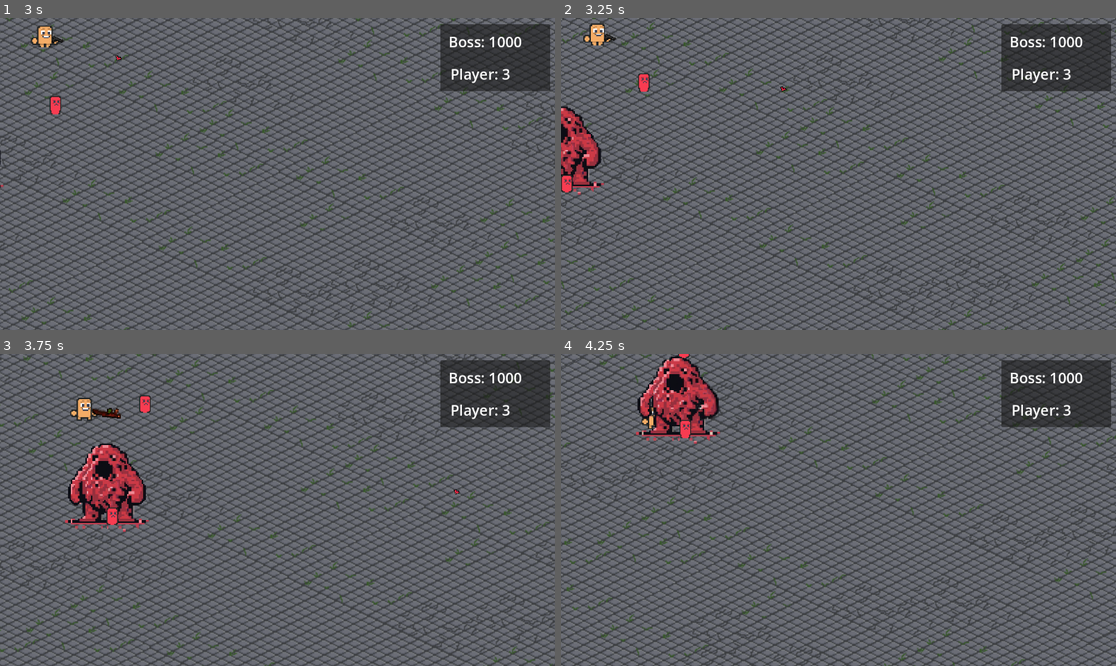
Above: before the commit, frames 1-4 (two rows, left to right).
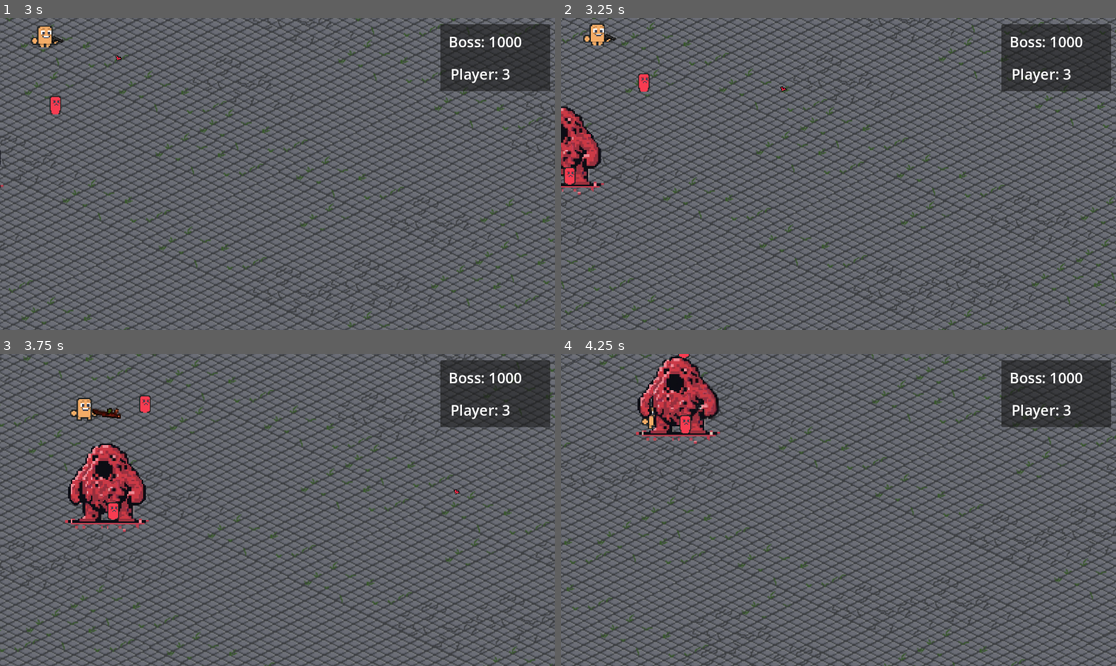
Above: after the commit, the same moments.

Repository: Aartwoo0/fgj24_laughgame
Game: Godot game, scene res://Scenes/Levels/Main.tscn
Same seed, same stepped clock (60 frames per second), same inputs: the game is played once before the commit and once after it.
Inputs (mouse positions are in pixels of both pictures, inside the frame that each line leads up to):
- Up to frame 1 (3 s): tap Enter at 0.5 s; move the mouse to (249, 236) at 0.52 s; hold W (move_up) 0.53-2.03 s; tap Space (next_weapon) at 0.6, 2.1 s; move the mouse to (444, 220) at 1.27 s; click (444, 220) at 1.35 s; move the mouse to (111, 127) at 2.02 s; hold A (move_left) from 2.03 s (still down); move the mouse to (305, 174) at 2.77 s; click (305, 174) at 2.85 s
- Up to frame 2 (3.25 s): keep holding A (move_left)
- Up to frame 3 (3.75 s): move the mouse to (194, 432) at 3.52 s; release A (move_left) at 3.53 s; hold S (move_down) from 3.53 s (still down); tap Space (next_weapon) at 3.6 s
- Up to frame 4 (4.25 s): keep holding S (move_down)

Frame 1 is identical in both runs. In frame 2, 0.2% of the frame differs, in the area x 0-3%, y 47-56%; in frame 3, 0.1%; in frame 4, less than 0.1%.

Commit message:
Bullets deflect.

Diff:
--- a/Scenes/Components/BlobBoss.tscn
+++ b/Scenes/Components/BlobBoss.tscn
@@ -26,7 +26,10 @@
 }]
 
 [sub_resource type="CircleShape2D" id="CircleShape2D_sahxp"]
-radius = 22.5887
+radius = 20.1357
+
+[sub_resource type="CircleShape2D" id="CircleShape2D_463f0"]
+radius = 22.0907
 
 [node name="BlobBoss" type="Area2D"]
 position = Vector2(174, 79)
@@ -34,12 +37,19 @@
 script = ExtResource("1_wotp3")
 metadata/_edit_group_ = true
 
-[node name="AnimatedSprite2D" type="AnimatedSprite2D" parent="."]
+[node name="BossSkin" type="AnimatedSprite2D" parent="."]
 texture_filter = 1
 sprite_frames = SubResource("SpriteFrames_rxkrf")
 animation = &"idle"
 autoplay = "idle"
 
-[node name="CollisionShape2D" type="CollisionShape2D" parent="."]
+[node name="BossShape" type="CollisionShape2D" parent="."]
 position = Vector2(0, 1)
 shape = SubResource("CircleShape2D_sahxp")
+
+[node name="BulletShield" type="Area2D" parent="."]
+collision_layer = 2
+collision_mask = 2
+
+[node name="BulletShieldShape" type="CollisionShape2D" parent="BulletShield"]
+shape = SubResource("CircleShape2D_463f0")
--- a/Scenes/Components/bullet.tscn
+++ b/Scenes/Components/bullet.tscn
@@ -43,3 +43,9 @@
 [node name="Shape" type="CollisionShape2D" parent="."]
 position = Vector2(0, -1)
 shape = SubResource("CircleShape2D_agorc")
+
+[node name="Timer" type="Timer" parent="."]
+wait_time = 0.2
+one_shot = true
+
+[connection signal="timeout" from="Timer" to="." method="hide"]
--- a/Src/BlobBoss.gd
+++ b/Src/BlobBoss.gd
@@ -6,9 +6,15 @@
 func _ready():
 	health_display.text = 'Boss: ' + str(self.health)
 
+	$BulletShield.area_entered.connect(self._on_boss_area_hit)
+
 func _on_boss_area_entered(somebody):
 	if somebody is Enemy and somebody.state > 0:
 		somebody.state = -1000
 
 		self.health -= 100
 		health_display.text = 'Boss: ' + str(self.health)
+
+func _on_boss_area_hit(object):
+	if object is Bullet:
+		object.deflect()
--- a/Src/Bullet.gd
+++ b/Src/Bullet.gd
@@ -19,6 +19,10 @@
 func shoot(towards):
 	direction=towards
 
+func deflect():
+	direction = direction.rotated(PI+(randf()-0.5)*PI/2)
+	$Timer.start()
+
 # Called every frame. 'delta' is the elapsed time since the previous frame.
 func _process(delta):
 	if originator != null:
Not shown: 1 places in Scenes/Components/BlobBoss.tscn that only renumber resources
